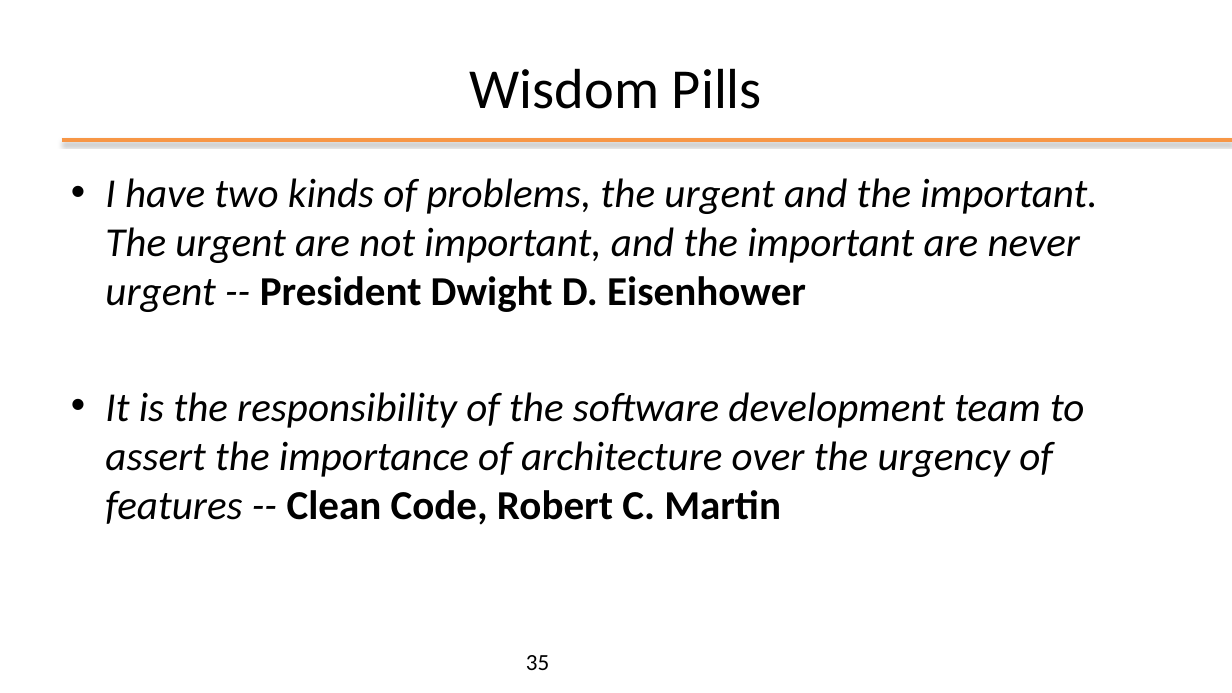
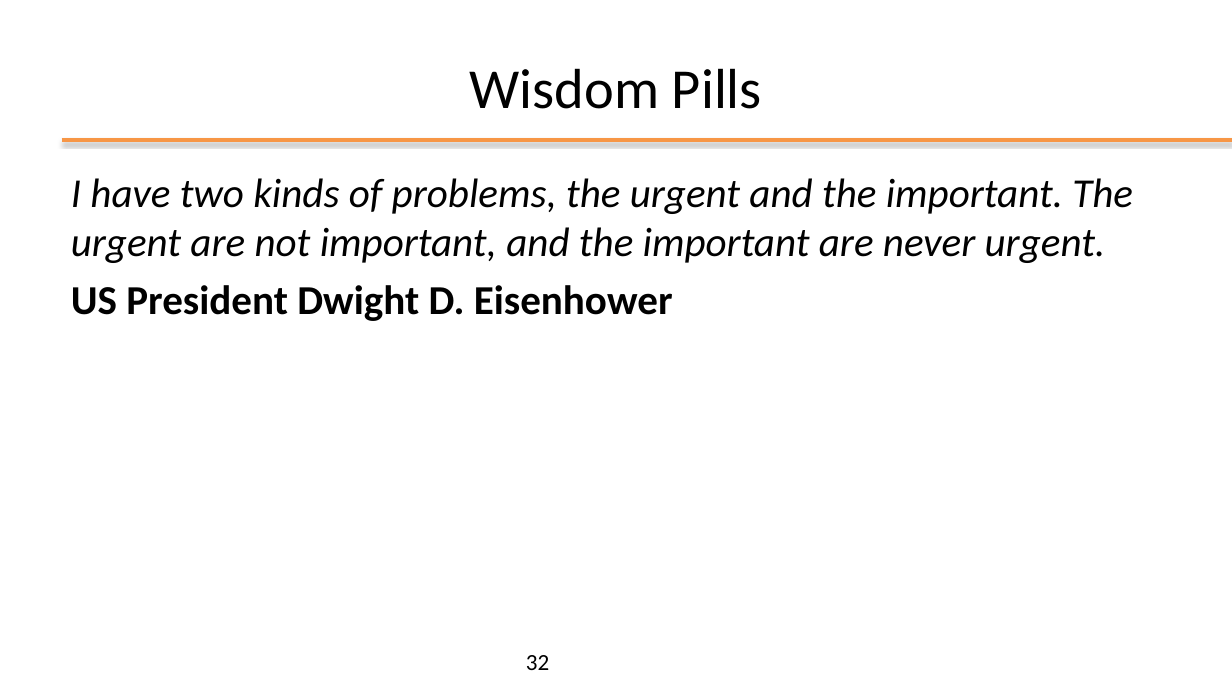
Before and after one commit to plctechnician/ooprogramming, a slide deck: slide 32 of java/slides/ppt/06 - Java Functional Interfaces.pptx (slide 35 before the commit). Drawn at 1232x693 pixels with LibreOffice and Linux fonts; fonts in the diff are those of the drawing; background and template pictures are left out. Boxes give left, top, right and bottom in pixels: in the first picture for what was removed or moved away, otherwise in the second. Text is boxed around its words. In the diff, an @@ line names an element or a change of style, - is before the commit and + after.

```diff
--- a/java/slides/ppt/06 - Java Functional Interfaces.pptx
+++ b/java/slides/ppt/06 - Java Functional Interfaces.pptx
@@ text at (x1=71, y1=178, x2=1133, y2=321): text changed @@
-• I have two kinds of problems, the urgent and the important. The urgent are not important, and the important are never urgent -- President Dwight D. Eisenhower
-• It is the responsibility of the software development team to assert the importance of architecture over the urgency of features -- Clean Code, Robert C. Martin
+I have two kinds of problems, the urgent and the important. The urgent are not important, and the important are never urgent.
+US President Dwight D. Eisenhower
@@ page number at (x1=526, y1=655, x2=549, y2=670): text changed @@
-35
+32
```
Also in this commit, not shown: 13 other slides changed, 3 slides removed, 2 other files.
